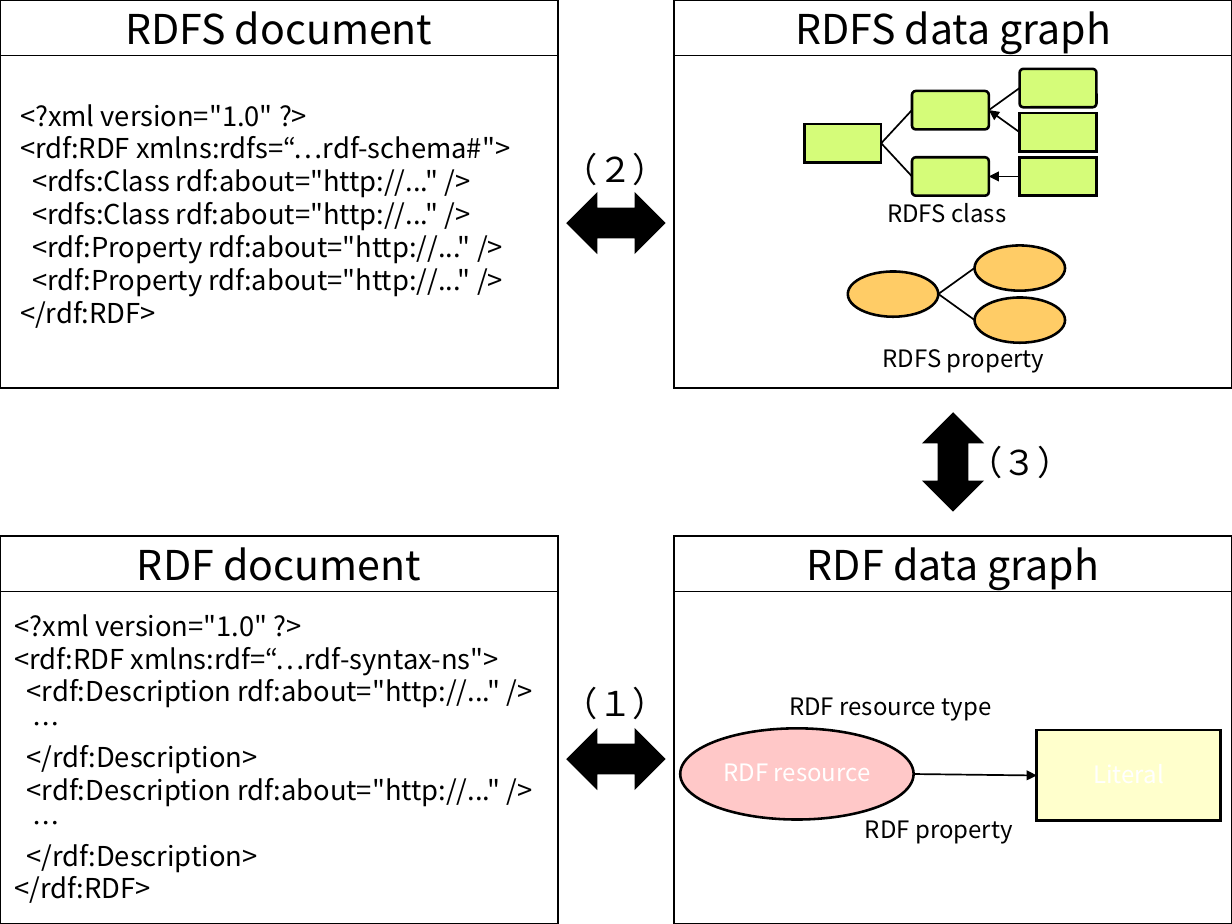
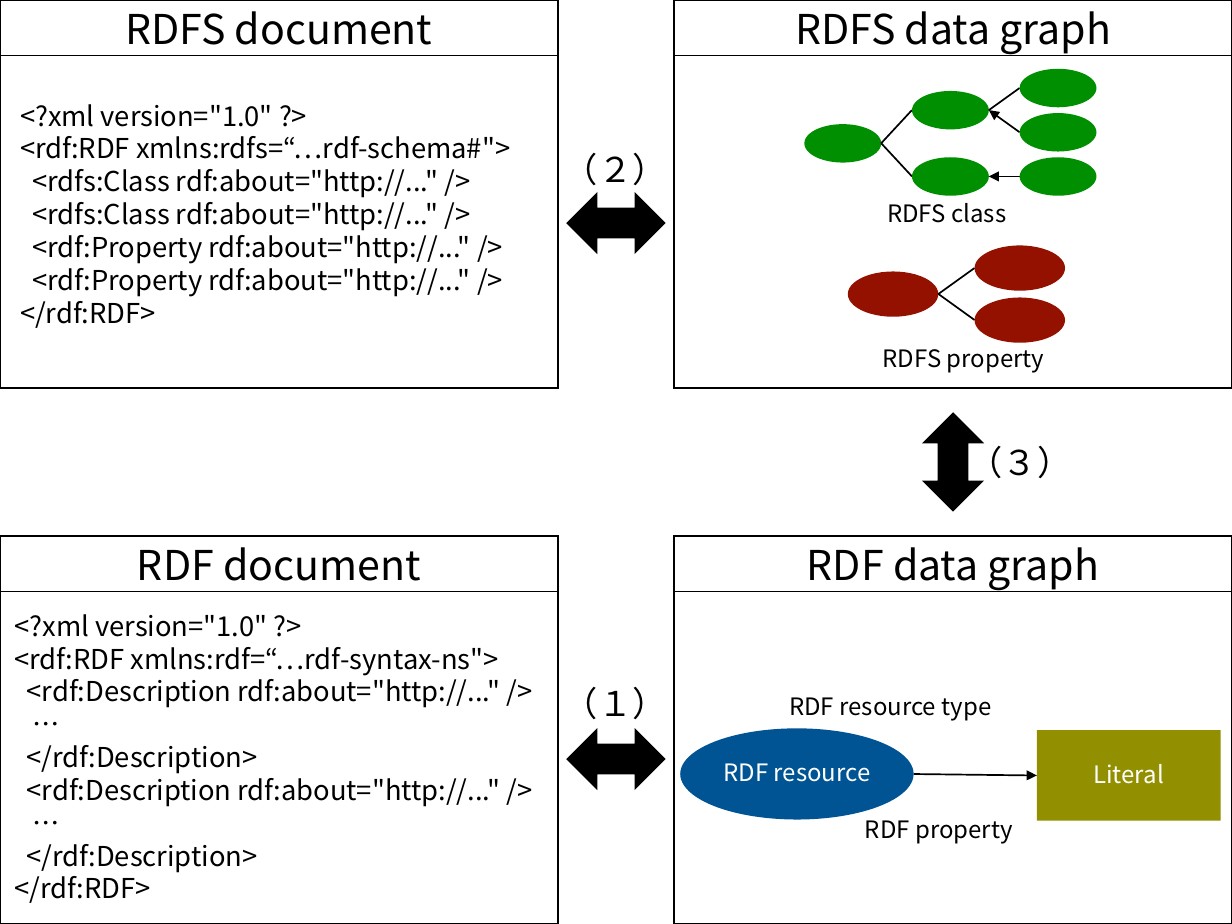
Before and after one commit to mr-3/mrcube-ja-docs, a slide deck: slide 14 of docs/source/figures/mrcube_figures.pptx. Drawn at 1232x924 pixels with LibreOffice and Linux fonts; fonts in the diff are those of the drawing. Boxes give left, top, right and bottom in pixels: in the first picture for what was removed or moved away, otherwise in the second. Text is boxed around its words. In the diff, an @@ line names an element or a change of style, - is before the commit and + after.

```diff
--- a/docs/source/figures/mrcube_figures.pptx
+++ b/docs/source/figures/mrcube_figures.pptx
@@ group removed at bbox=[804, 69, 1096, 196]: 3 rectangles, 3 rounded rectangles @@
@@ group added at bbox=[804, 69, 1096, 196]: 6 ellipses @@
@@ fill #FFCC66 to #941100; outline #000000 1.5 pt to none in 3 elements at bbox=[848, 271, 938, 317], bbox=[975, 245, 1064, 291], bbox=[975, 297, 1064, 342] @@
@@ ellipse at bbox=[680, 728, 913, 819]: fill #FFC8C8 to #005493; outline #000000 1.5 pt to none @@
@@ rectangle at bbox=[1037, 731, 1221, 821]: fill #FFFFCC to #929000; outline #000000 1.5 pt to none @@
@@ text added at bbox=[1093, 764, 1164, 784], 14 pt, text #FFFFFF @@
+Literal
```
Also in this commit, not shown: 21 other slides changed, 11 other files.
